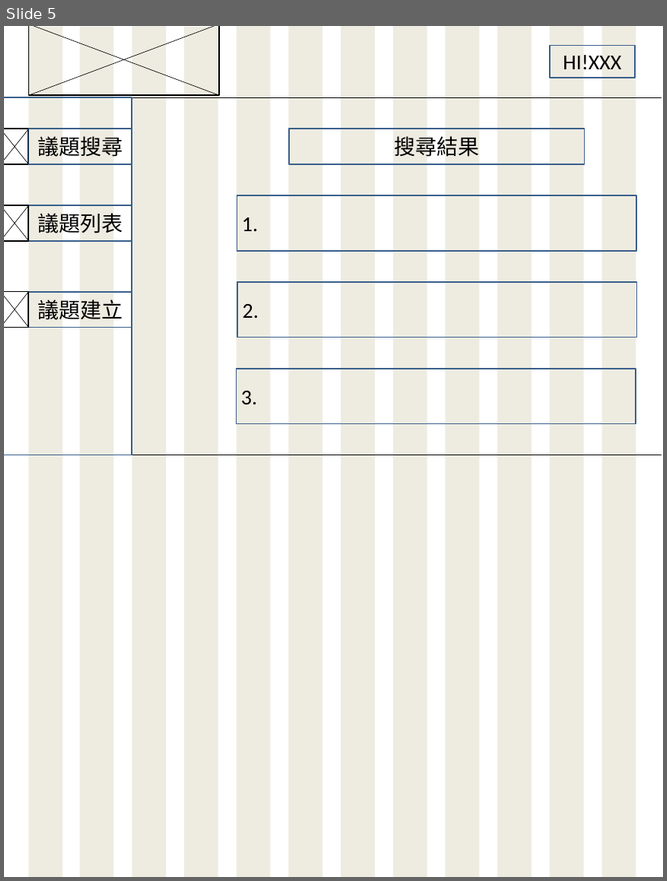
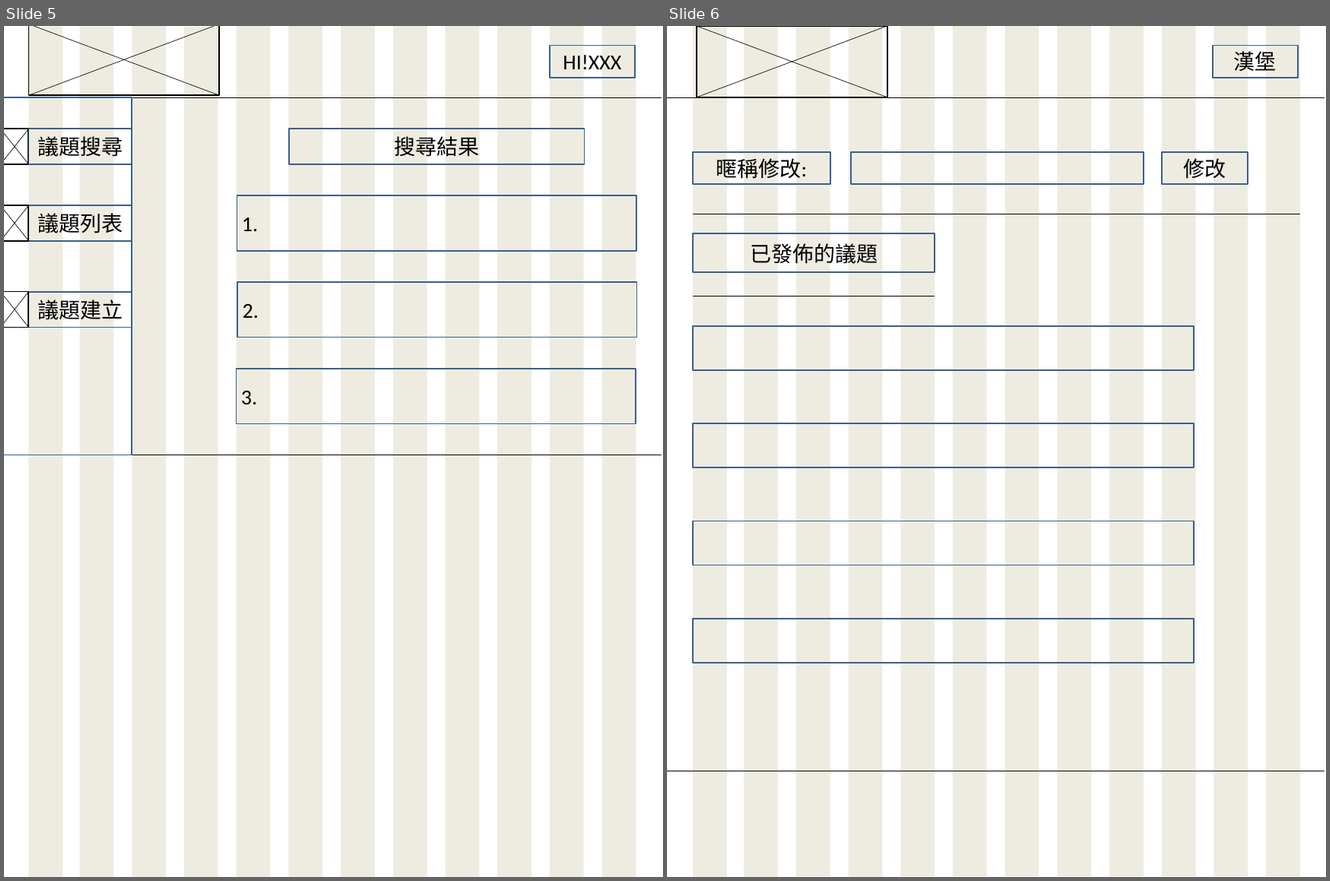
Before and after one commit to s60912frank/F2E-FinalProject, a slide deck: webdesign/Bigsize.pptx. Shown side by side, each under a label of ours: slide 5 before the commit, slides 5 and 6 after it. The pictures are 667x881 and 1330x881 pixels, drawn with LibreOffice and Linux fonts; fonts in the diff are those of the drawing. Boxes give left, top, right and bottom in pixels: in the first picture for what was removed or moved away, otherwise in the second. Text is boxed around its words. In the diff, an @@ line names an element or a change of style, - is before the commit and + after.

```diff
--- a/webdesign/Bigsize.pptx
+++ b/webdesign/Bigsize.pptx
@@ slide 6 added at box(667, 26, 1326, 877), background #FFFFFF @@
@@ rectangle added at box(697, 26, 887, 97), outline #000000 2 pt @@
@@ line added from (697, 26) to (887, 97), #000000 0.75 pt @@
@@ line added from (887, 26) to (697, 97), #000000 0.75 pt @@
@@ group added at box(693, 26, 1300, 877): 12 rectangles @@
@@ rectangle added at box(1213, 45, 1297, 78), outline #3A5F8C 2 pt, 31 pt, text #000000 @@
+漢堡
@@ line added from (667, 97) to (1324, 97), #000000 0.75 pt @@
@@ rectangle added at box(693, 152, 830, 184), outline #3A5F8C 2 pt, 31 pt, text #000000 @@
+暱稱修改:
@@ rectangle added at box(851, 152, 1144, 184), outline #3A5F8C 2 pt @@
@@ rectangle added at box(1162, 152, 1248, 184), outline #3A5F8C 2 pt, 31 pt, text #000000 @@
+修改
@@ line added from (693, 214) to (1300, 214), #000000 0.75 pt @@
@@ rectangle added at box(693, 233, 935, 272), outline #3A5F8C 2 pt, 31 pt, text #000000 @@
+已發佈的議題
@@ line added from (693, 296) to (935, 296), #000000 0.75 pt @@
@@ rectangle added at box(693, 326, 1193, 370), outline #3A5F8C 2 pt @@
@@ rectangle added at box(693, 423, 1193, 467), outline #3A5F8C 2 pt @@
@@ rectangle added at box(693, 521, 1193, 565), outline #3A5F8C 2 pt @@
@@ rectangle added at box(693, 618, 1193, 662), outline #3A5F8C 2 pt @@
@@ line added from (667, 770) to (1324, 770), #000000 0.75 pt @@
```
Also in this commit, not shown: 1 slide removed.
